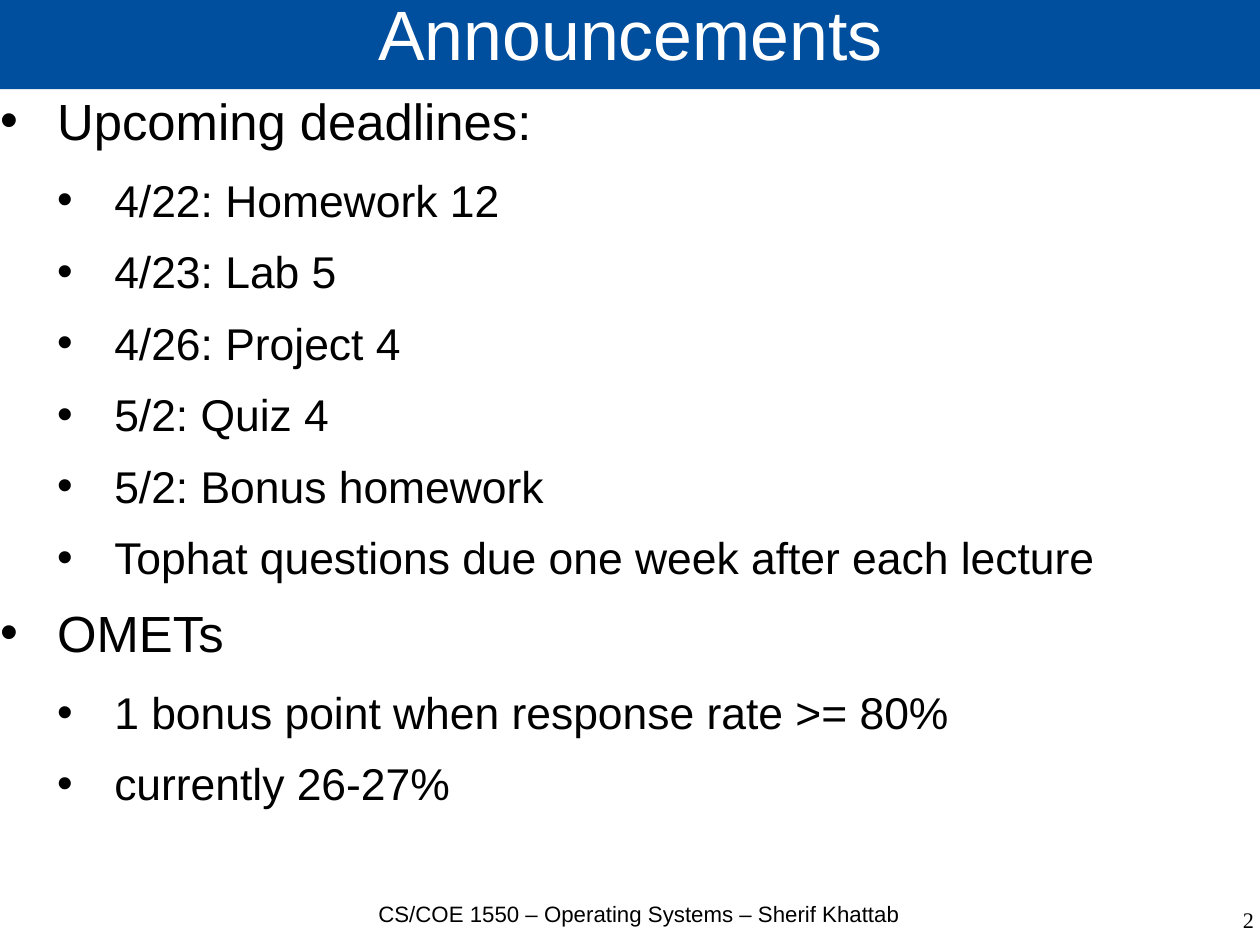
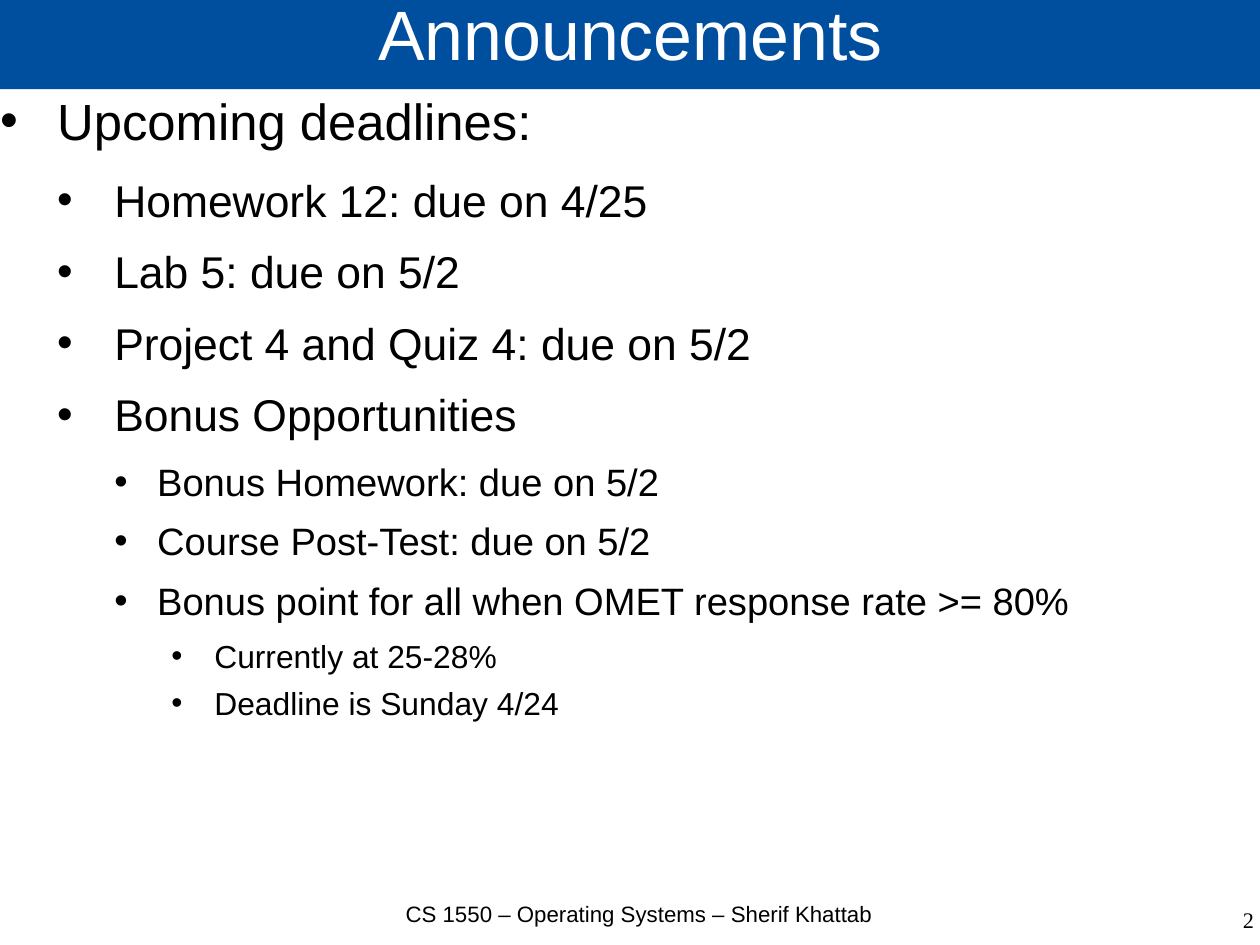
Before and after one commit to cs1550-2224/cs1550-code-handouts, a slide deck: slide 2 of DraftSlides/Lecture25.pptx. Drawn at 1260x945 pixels with LibreOffice and Linux fonts; fonts in the diff are those of the drawing. Boxes give left, top, right and bottom in pixels: in the first picture for what was removed or moved away, otherwise in the second. Text is boxed around its words. In the diff, an @@ line names an element or a change of style, - is before the commit and + after.

```diff
--- a/DraftSlides/Lecture25.pptx
+++ b/DraftSlides/Lecture25.pptx
@@ text at [114,184,1069,721]: text changed; size 28 to 24 pt @@
-  • 4/22: Homework 12
-  • 4/23: Lab 5
-  • 4/26: Project 4
-  • 5/2: Quiz 4
-  • 5/2: Bonus homework
-  • Tophat questions due one week after each lecture
-• OMETs
-  • 1 bonus point when response rate >= 80%
-  • currently 26-27%
+  • Homework 12: due on 4/25
+  • Lab 5: due on 5/2
+  • Project 4 and Quiz 4: due on 5/2
+  • Bonus Opportunities
+    • Bonus Homework: due on 5/2
+    • Course Post-Test: due on 5/2
+    • Bonus point for all when OMET response rate >= 80%
+      • Currently at 25-28%
+      • Deadline is Sunday 4/24
@@ text at [406,906,872,927]: text changed @@
-CS/COE 1550 – Operating Systems – Sherif Khattab
+CS 1550 – Operating Systems – Sherif Khattab
```
Also in this commit, not shown: 2 other slides changed, 22 slides added, 3 other files.
